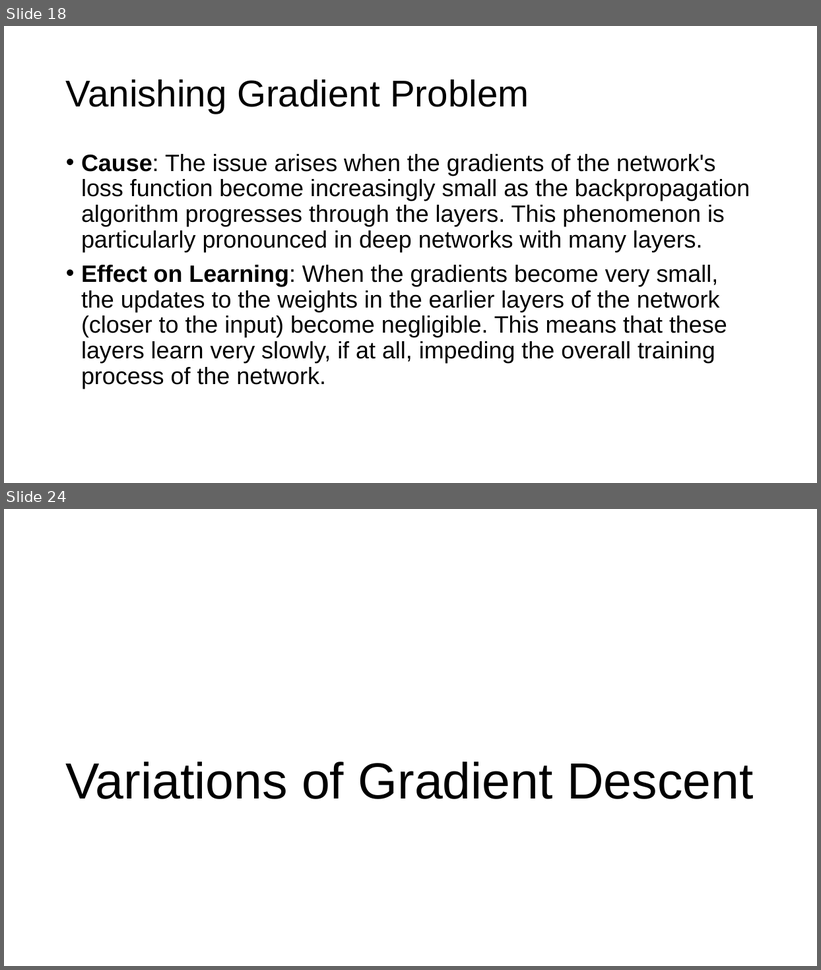
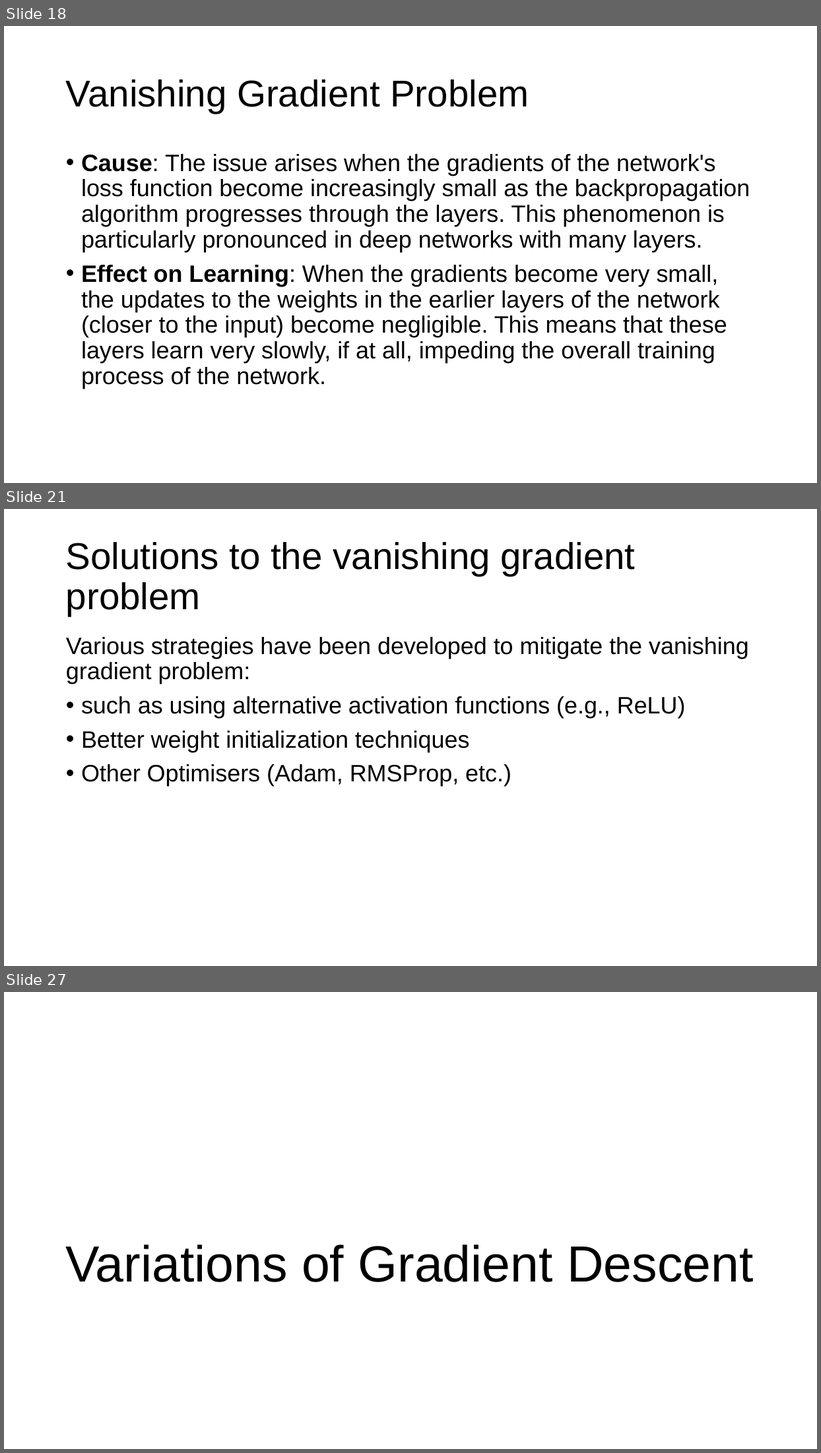
Before and after one commit to toelt-llc/MACHINE-LEARNING-SCHOOL-INAF, a slide deck: DAY1/02 - Calculus and Gradient Descent/Gradient Descent Part I.pptx. Shown one above the other, each under a label of ours: slides 18 and 24 before the commit, slides 18, 21 and 27 after it; the slides between them are not shown. The pictures are 821x970 and 821x1453 pixels, drawn with LibreOffice and Linux fonts; fonts in the diff are those of the drawing. Boxes give left, top, right and bottom in pixels: in the first picture for what was removed or moved away, otherwise in the second. Text is boxed around its words. In the diff, an @@ line names an element or a change of style, - is before the commit and + after.

```diff
--- a/DAY1/02 - Calculus and Gradient Descent/Gradient Descent Part I.pptx
+++ b/DAY1/02 - Calculus and Gradient Descent/Gradient Descent Part I.pptx
@@ slide 21 added at (x1=4, y1=509, x2=817, y2=966), background #FFFFFF @@
@@ title added at (x1=66, y1=542, x2=636, y2=617), 44 pt, text #000000 @@
+Solutions to the vanishing gradient problem
@@ text added at (x1=66, y1=637, x2=749, y2=786), 28 pt, text #000000 @@
+Various strategies have been developed to mitigate the vanishing gradient problem:
+• such as using alternative activation functions (e.g., ReLU)
+• Better weight initialization techniques
+• Other Optimisers (Adam, RMSProp, etc.)
@@ what was slide 24 is now slide 27 @@
```
Also in this commit, not shown: 9 slides changed, 2 other slides added, 4 other files.
